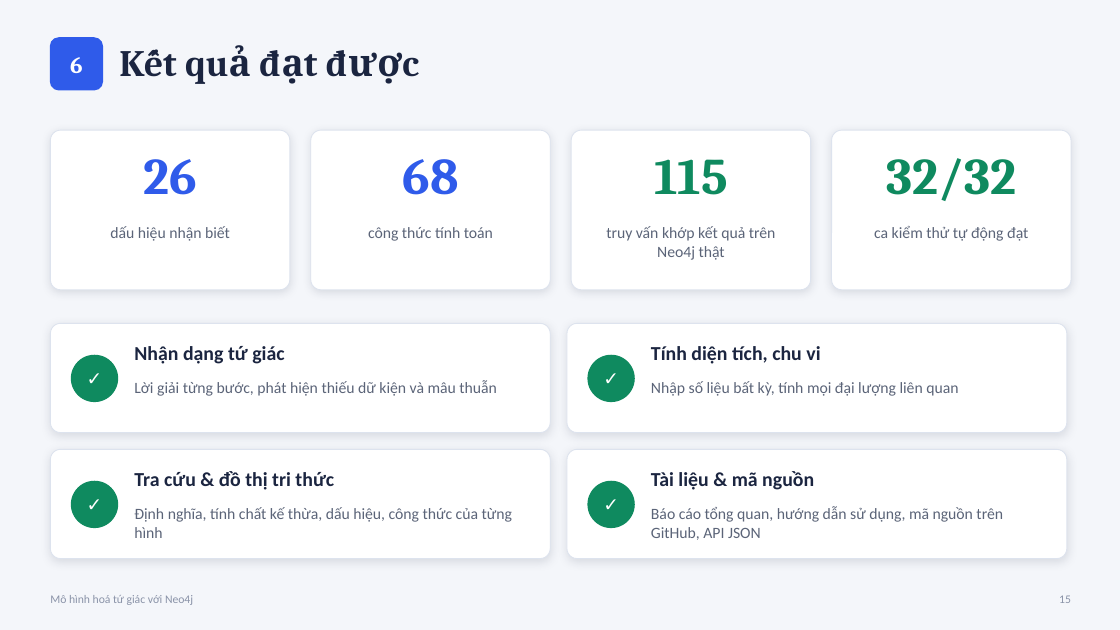
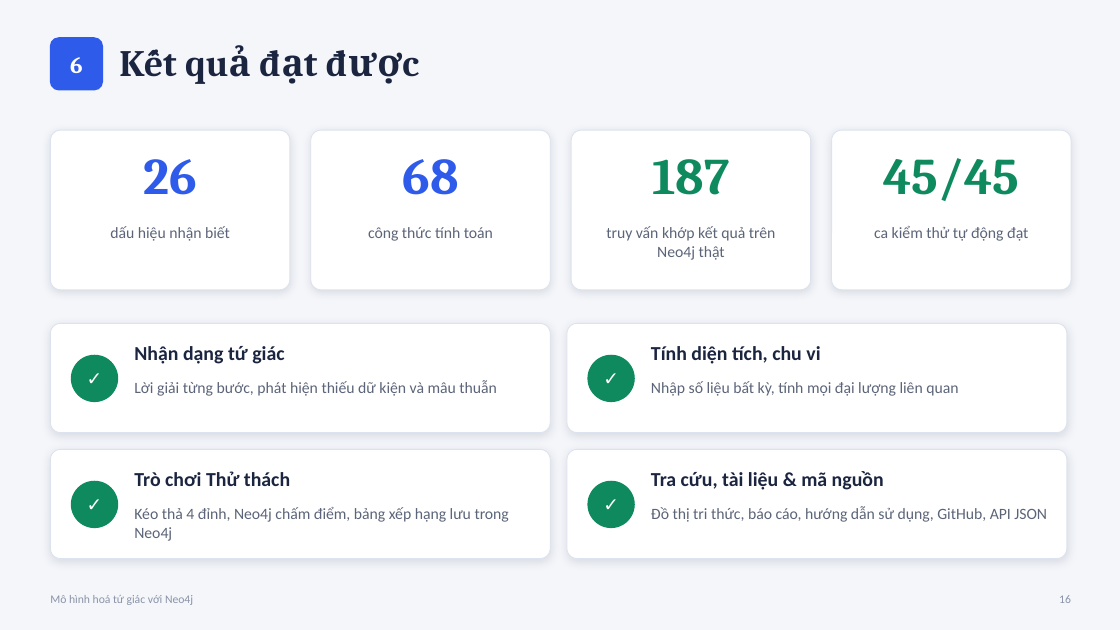
Before and after one commit to LocHegNguyen76/Nhom9_tuGiac_Neo4j, a slide deck: slide 16 of docs/3_Thuyet_trinh.pptx (slide 15 before the commit). Drawn at 1120x630 pixels with LibreOffice and Linux fonts; fonts in the diff are those of the drawing. Boxes give left, top, right and bottom in pixels: in the first picture for what was removed or moved away, otherwise in the second. Text is boxed around its words. In the diff, an @@ line names an element or a change of style, - is before the commit and + after.

Commit message:
Thêm trang Thử thách: trò chơi kéo thả đỉnh tứ giác, Neo4j chấm điểm và bảng xếp hạng

```diff
--- a/docs/3_Thuyet_trinh.pptx
+++ b/docs/3_Thuyet_trinh.pptx
@@ text at box(652, 159, 729, 195): text changed @@
-115
+187
@@ text at box(883, 158, 1019, 201): text changed @@
-32/32
+45/45
@@ text at box(134, 471, 290, 486): text changed @@
-Tra cứu & đồ thị tri thức
+Trò chơi Thử thách
@@ text at box(651, 471, 884, 490): text changed @@
-Tài liệu & mã nguồn
+Tra cứu, tài liệu & mã nguồn
@@ text at box(134, 507, 509, 541): text changed @@
-Định nghĩa, tính chất kế thừa, dấu hiệu, công thức của từng hình
+Kéo thả 4 đỉnh, Neo4j chấm điểm, bảng xếp hạng lưu trong Neo4j
@@ text at box(651, 506, 1047, 522): text changed @@
-Báo cáo tổng quan, hướng dẫn sử dụng, mã nguồn trên GitHub, API JSON
+Đồ thị tri thức, báo cáo, hướng dẫn sử dụng, GitHub, API JSON
@@ text at box(1059, 595, 1071, 603): text changed @@
-15
+16
```
Also in this commit, not shown: 4 other slides changed, 1 slide added, 28 other files.
